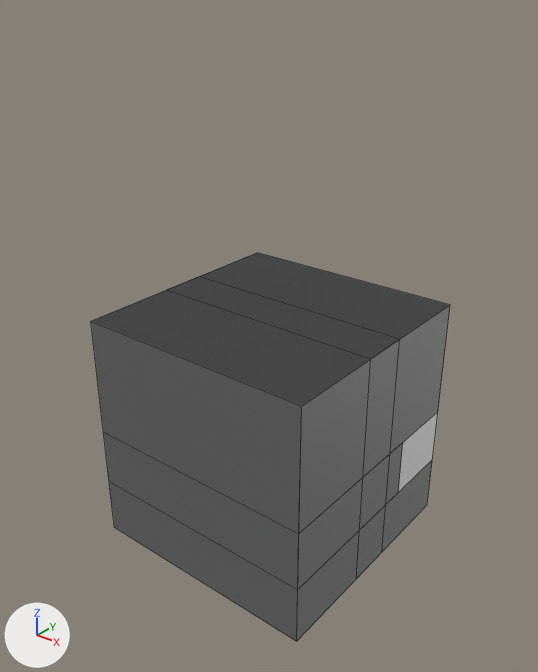
The Blender file examples/sample_factory.blend, before and after one commit.
Rendered twice from a camera (50 mm lens) standing at (1.65, -2.1, 2.19) and looking at (0.01, -0.05, 0.92). Arrows for +X, +Y and +Z are at lower left; the lights stay in place. The older version comes first. Mesh edges are drawn as thin lines.

The older version as bpy lines, for what is in view:
```python
me_001_floor_plain = bpy.data.meshes.new('001_floor_plain')
me_001_floor_plain.from_pydata(...)  # a box spanning x -0.5..0.5, y -0.5..0.5, z 0.0..1.0
me_002_floor_half = bpy.data.meshes.new('002_floor_half')
me_002_floor_half.from_pydata(...)  # a box spanning x -0.5..0.5, y -0.5..0.5, z 0.5..1.0
me_cube = bpy.data.meshes.new('Cube')
me_cube.from_pydata(...)  # a box spanning x -0.5..0.5, y -0.1..0.1, z 0.0..1.0
# before: 0 (-0.5, -0.1, 0.0), 1 (-0.5, -0.1, 1.0) at pixel (166, 289), 2 (-0.5, 0.1, 0.0), 3 (-0.5, 0.1, 1.0) at pixel (199, 276), 4 (0.5, -0.1, 0.0) at pixel (356, 579)
# before: 5 (0.5, -0.1, 1.0) at pixel (370, 358), 6 (0.5, 0.1, 0.0) at pixel (381, 552), 7 (0.5, 0.1, 1.0) at pixel (399, 338)
me_cube_001 = bpy.data.meshes.new('Cube.001')
me_cube_001.from_pydata(...)  # a box spanning x -0.5..0.5, y -0.5..0.5, z 0.0..0.25; a box spanning x -0.5..0.5, y -0.5..0.2, z 0.25..0.5
ob_001_floor_plain = bpy.data.objects.new('001_floor_plain', me_001_floor_plain)
ob_001_floor_plain.location = (0.0, 0.0, 0.0)
ob_002_floor_half = bpy.data.objects.new('002_floor_half', me_002_floor_half)
ob_002_floor_half.location = (0.0, 0.0, 0.0)
ob_101_wall_straight = bpy.data.objects.new('101_wall_straight', me_cube)
ob_101_wall_straight.location = (0.0, 0.0, 0.0)
ob_201_stair_up = bpy.data.objects.new('201_stair_up', me_cube_001)
ob_201_stair_up.location = (0.0, 0.0, 0.0)
```
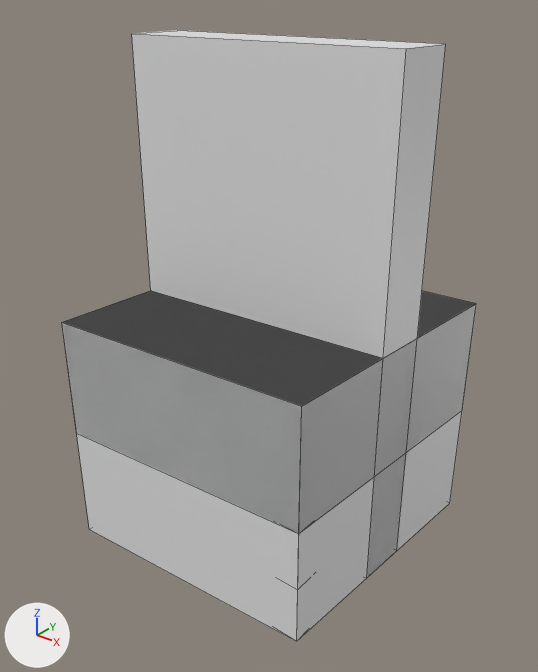
Edits to the bpy script that builds the scene:
```text
Change me_001_floor_plain:
    used by ob_001_floor_plain; location = (0.0, 0.0, 0.0)
    remove me_001_floor_plain.from_pydata(...)  # 8 vertices, 6 faces; spans x -0.5..0.5, y -0.5..0.5, z 0.0..1.0
    add me_001_floor_plain.from_pydata(...)  # 8 vertices, 6 faces; spans x -0.576..0.576, y -0.576..0.576, z 0.0..1.0
    me_001_floor_plain part 1
    me_001_floor_plain.vertices[0].co: (-0.5, -0.5, 0.0) -> (-0.576, -0.576, 0.0)  # pixel (114, 527) -> pixel (89, 529)
    me_001_floor_plain.vertices[2].co: (0.5, 0.5, 0.0) -> (0.576, 0.576, 0.0)  # pixel (427, 504) -> pixel (449, 503)
    me_001_floor_plain.vertices[4].co: (-0.5, -0.5, 1.0) -> (-0.576, -0.576, 1.0)  # pixel (90, 321) -> pixel (61, 322)
    me_001_floor_plain.vertices[6].co: (0.5, 0.5, 1.0) -> (0.576, 0.576, 1.0)  # pixel (450, 304) -> pixel (476, 303)
Change me_002_floor_half:
    used by ob_002_floor_half; location = (0.0, 0.0, 0.0)
    remove me_002_floor_half.from_pydata(...)  # 8 vertices, 6 faces; spans x -0.5..0.5, y -0.5..0.5, z 0.5..1.0
    add me_002_floor_half.from_pydata(...)  # 8 vertices, 6 faces; spans x -0.576..0.576, y -0.576..0.576, z 0.5..1.0
    me_002_floor_half part 2
    me_002_floor_half.vertices[0].co: (-0.5, -0.5, 0.5) -> (-0.576, -0.576, 0.5)  # pixel (103, 431) -> pixel (76, 433)
    me_002_floor_half.vertices[2].co: (0.5, 0.5, 0.5) -> (0.576, 0.576, 0.5)  # pixel (437, 411) -> pixel (462, 410)
    me_002_floor_half.vertices[4].co: (-0.5, -0.5, 1.0) -> (-0.576, -0.576, 1.0)  # pixel (90, 321) -> pixel (61, 322)
    me_002_floor_half.vertices[6].co: (0.5, 0.5, 1.0) -> (0.576, 0.576, 1.0)  # pixel (450, 304) -> pixel (476, 303)
Change me_cube:
    used by ob_101_wall_straight; location = (0.0, 0.0, 0.0)
    verts and faces of me_cube; kept vertices keep their numbers, new ones are numbered from 8
    remove me_cube.from_pydata(...)  # 8 vertices, 6 faces; spans x -0.5..0.5, y -0.1..0.1, z 0.0..1.0
    add me_cube.from_pydata(...)  # 8 vertices, 6 faces; spans x -0.546..0.546, y -0.146..0.146, z 0.0..1.0
    me_cube part 3
    add delete_vertices([*range(0, 8)])  # with the faces that use them
    add verts[8] = (-0.546, -0.146, 0.0)
    add verts[9] = (-0.531, 0.069, 0.0)
    add verts[10] = (-0.546, -0.146, 1.0)  # pixel (150, 290)
    add verts[11] = (-0.531, 0.069, 1.0)
    add for new, old in zip([*range(12, 16)], [*range(8, 12)]): verts[new] = verts[old] + (1.077, 0.077, 0.0)
    add faces += [(8, 12, 13, 9), (10, 14, 15, 11), (8, 12, 14, 10), (12, 13, 15, 14), (9, 11, 15, 13), (8, 10, 11, 9)]
Add me_102_wall_straight_2u:
    me_102_wall_straight_2u.from_pydata([(-0.55, -0.15, 0.0), (0.53, -0.07, 0.0), (0.55, 0.15, 0.0), (-0.53, 0.07, 0.0), (-0.55, -0.15, 2.0), (0.53, -0.07, 2.0), (0.55, 0.15, 2.0), (-0.53, 0.07, 2.0)], [], [(0, 1, 2, 3), (4, 5, 6, 7), (0, 1, 5, 4), (1, 2, 6, 5), (2, 3, 7, 6), (3, 0, 4, 7)])
Add ob_102_wall_straight_2u:
    ob_102_wall_straight_2u = bpy.data.objects.new('102_wall_straight_2u', me_102_wall_straight_2u)
    ob_102_wall_straight_2u.location = (0.0, 0.0, 0.0)
```

Boxes [x1, y1, x2, y2] around the edits, measured in the pictures (538 x 672 px):
'102_wall_straight_2u', added
    after: [132, 30, 446, 578]
'001_floor_plain', reshaped
    before: [92, 305, 449, 586]
    after: [62, 291, 476, 642]
'002_floor_half', reshaped
    before: [91, 253, 450, 534]
    after: [62, 304, 476, 528]
'101_wall_straight', reshaped
    before: [168, 276, 400, 577]
    after: [384, 344, 408, 359]
'201_stair_up', unchanged, covered by the edit
    before: [104, 432, 432, 642]
